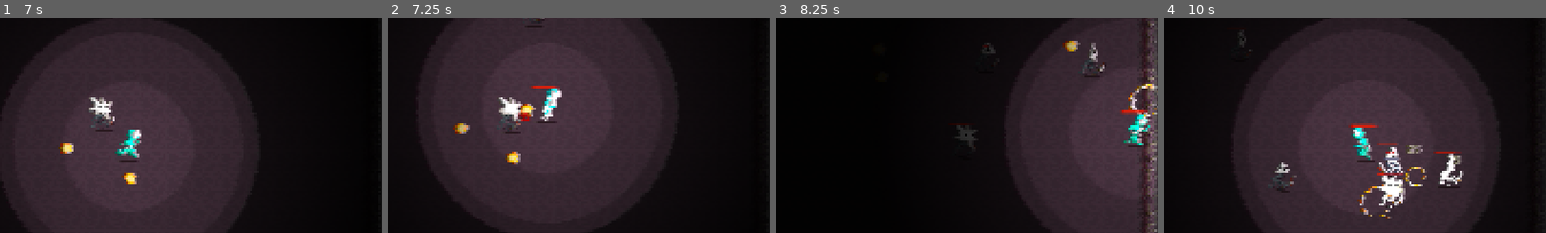
Above: before the commit, frames 1-4 (left to right).
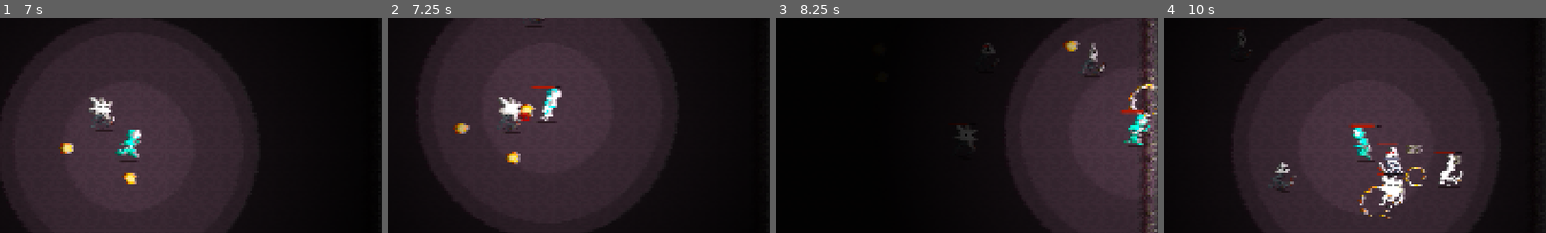
Above: after the commit, the same moments.

Repository: HephepTeam/GGJ2026
Game: Godot game, scene res://scenes/menus/main_menu.tscn
The game is run twice, just before and just after one commit, with the same random seed, the same clock (stepped at 60 frames per second) and the same inputs. Sound files missing from this copy of the repository are replaced by a short silence.
Inputs (mouse positions are % of the whole screen's width and height, from its top left):
- Up to frame 1 (7 s): tap A at 0.5 s; move the mouse to (72, 45) at 0.52 s; hold Right (ui_right) 0.53-1.28 s; tap Enter (ui_accept) at 0.77, 1.52, 3.02, 3.77, 4.52, 6.02, 6.77 s; move the mouse to (30, 55) at 1.27 s; hold Down (ui_down) 1.28-2.03 s; move the mouse to (60, 28) at 2.02 s; hold Right (ui_right) 2.03-2.78 s; move the mouse to (45, 70) at 2.77 s; hold Up (ui_up) 2.78-3.53 s; move the mouse to (80, 65) at 3.52 s; hold Left (ui_left) 3.53-5.03 s; move the mouse to (20, 35) at 4.27 s; move the mouse to (55, 50) at 5.02 s; hold Down (ui_down) 5.03-5.78 s; move the mouse to (35, 25) at 5.77 s; hold Right (ui_right) 5.78-6.53 s; move the mouse to (72, 45) at 6.52 s; hold Up (ui_up) from 6.53 s (still down)
- Up to frame 2 (7.25 s): keep holding Up (ui_up)
- Up to frame 3 (8.25 s): move the mouse to (30, 55) at 7.27 s; release Up (ui_up) at 7.28 s; hold Right (ui_right) 7.28-8.03 s; tap Enter (ui_accept) at 7.52 s; move the mouse to (60, 28) at 8.02 s; hold Down (ui_down) from 8.03 s (still down)
- Up to frame 4 (10 s): move the mouse to (45, 70) at 8.77 s; release Down (ui_down) at 8.78 s; hold Left (ui_left) 8.78-9.53 s; tap Enter (ui_accept) at 9.02, 9.77 s; move the mouse to (80, 65) at 9.52 s; hold Up (ui_up) from 9.53 s (still down)
The pictures show only the part of the screen within x 28-78%, y 44-94%; the shares and areas given below are measured in that part.

Frame 1 is identical in both runs. In frame 2, less than 0.1% of the frame differs, in the area x 38-45%, y 31-33%; in frame 3, 0.1%; in frame 4, 0.3%, in the area x 49-78%, y 49-74%.

Commit message:
Fixes health bar and masks UI.

Diff:
--- a/scenes/Mask0.tscn
+++ b/scenes/Mask0.tscn
@@ -13,6 +13,17 @@
 
 [node name="TextureRect" type="TextureRect" unique_id=1731629494]
 custom_minimum_size = Vector2(90, 100)
+anchors_preset = 8
+anchor_left = 0.5
+anchor_top = 0.5
+anchor_right = 0.5
+anchor_bottom = 0.5
+offset_left = -45.0
+offset_top = -50.0
+offset_right = 45.0
+offset_bottom = 50.0
+grow_horizontal = 2
+grow_vertical = 2
 texture = ExtResource("1_c4mhf")
 stretch_mode = 5
 
--- a/scenes/Player/player.tscn
+++ b/scenes/Player/player.tscn
@@ -18,6 +18,7 @@
 [ext_resource type="AudioStream" uid="uid://ca52i828v7k4a" path="res://assets/sfx/hit1.ogg" id="16_aciub"]
 [ext_resource type="AudioStream" uid="uid://kol8qof8gxkm" path="res://assets/sfx/hit2.ogg" id="17_hk2ix"]
 [ext_resource type="AudioStream" uid="uid://bwepk65pe51rg" path="res://assets/sfx/hit3.ogg" id="18_43ckd"]
+[ext_resource type="AudioStream" uid="uid://i37xds755x7" path="res://assets/sfx/heal.ogg" id="19_aciub"]
 
 [sub_resource type="SpriteFrames" id="SpriteFrames_a3d8c"]
 animations = [{
@@ -120,6 +121,8 @@
 
 [sub_resource type="AudioStreamRandomizer" id="AudioStreamRandomizer_aciub"]
 random_pitch = 1.3348398
+streams_count = 1
+stream_0/stream = ExtResource("19_aciub")
 
 [node name="Player" type="CharacterBody2D" unique_id=1534390266 groups=["player"]]
 y_sort_enabled = true
--- a/scenes/healthbar.tscn
+++ b/scenes/healthbar.tscn
@@ -1,7 +1,7 @@
 [gd_scene format=3 uid="uid://bc5uvvrbrsij1"]
 
 [sub_resource type="StyleBoxFlat" id="StyleBoxFlat_qc6vu"]
-bg_color = Color(1, 0, 0, 0.49803922)
+bg_color = Color(0, 0, 0, 1)
 
 [sub_resource type="StyleBoxFlat" id="StyleBoxFlat_wfr8x"]
 bg_color = Color(1, 0.1254902, 0, 1)
--- a/scenes/loadMask.gd
+++ b/scenes/loadMask.gd
@@ -10,33 +10,10 @@
 	var mask0 = mymask.instantiate() as TextureRect
 	mask0.texture = data.mask_texture
 	add_child(mask0)
-
-	if get_children().size()<=7:
-		add_theme_constant_override("separation", -50)
-	elif get_children().size()<=14:
-		add_theme_constant_override("separation", -60)
-	elif get_children().size()<=21:
-		add_theme_constant_override("separation", -70)
-	elif get_children().size()<=30:
-		add_theme_constant_override("separation", -80)
-
-# Called every frame. 'delta' is the elapsed time since the previous frame.
-func _process(delta: float) -> void:
-	pass
-	#if get_children().size()>0:
-		#for textureRect in get_children():
-			#textureRect.queue_free()
-#
-	#for mask in Globals.maskTab:
-#
-		#if Globals.maskTab.size()<=7:
-			#add_theme_constant_override("separation", -50)
-		#elif Globals.maskTab.size()<=14:
-			#add_theme_constant_override("separation", -60)
-		#elif Globals.maskTab.size()<=21:
-			#add_theme_constant_override("separation", -70)
-		#elif Globals.maskTab.size()<=30:
-			#add_theme_constant_override("separation", -80)
-		#var mask0 = mymask.instantiate() as TextureRect
-		#mask0.texture = mask
-		#add_child(mask0)
+	var count := len(Globals.masks)
+	var height := 685.0
+	var mask_height := 100.0
+	add_theme_constant_override(
+		"separation",
+		clamp(height / count - mask_height, -mask_height, -50.0)
+	)
--- a/scenes/managers/globals.gd
+++ b/scenes/managers/globals.gd
@@ -15,6 +15,8 @@
 var kill_count := 0
 var start_ticks := 0
 var isDead = false
+
+var masks: Array[MaskData] = []
 
 var entities_container: Node2D
 var points_container: Node2D
@@ -82,6 +84,7 @@
 	var p = get_players()[0]
 	p.update_bonuses()
 	p.update_mask(data.player_mask_texture)
+	masks.append(data)
 	add_ui_mask.emit(data)
 	filters_changed.emit()
 
Not shown: 1 places in scenes/MaskScene.tscn that only renumber resources
